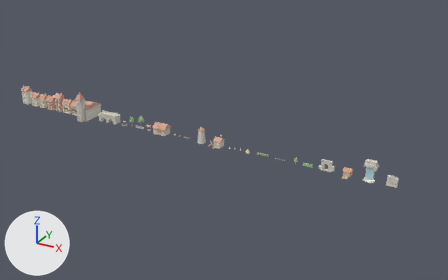
An edit to the glTF model public/models/kit.glb, drawn before and after from the same camera.
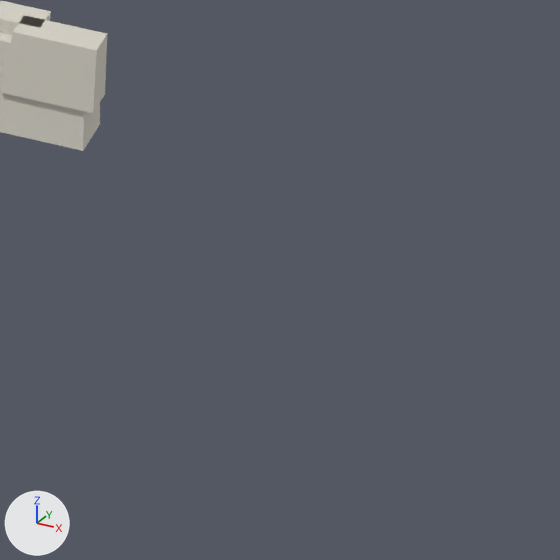
The first picture shows the older version from a 50 mm lens placed at (266.0, -245.0, 127.0), pointed at (128.0, 5.0, 1.0). The close-ups show the older and then the newer version on the part from 87% to 98% of the width and 62% to 79% of the height of that picture. Only the edits that show in the close-ups are written down. Every picture has the same lights, and +X, +Y and +Z are marked at lower left.

Objects in the first close-up: 'Cliff_Rock'.
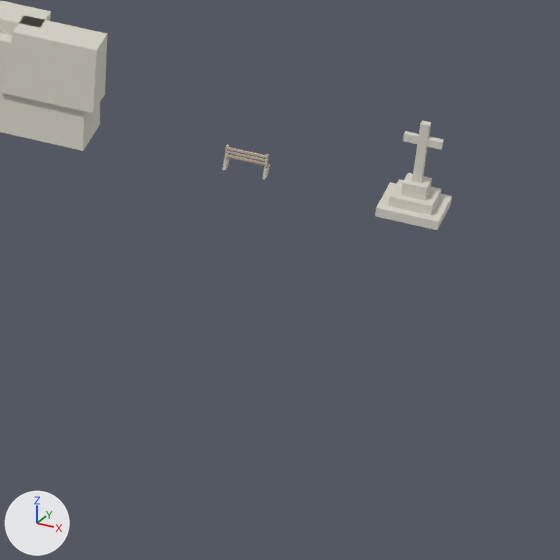
Patch to the scene script:
```diff
--- a/public/models/kit.glb.py
+++ b/public/models/kit.glb.py
@@ me_calvary @@
+me_calvary.from_pydata(...)  # a box spanning x -1.1..1.1, y -1.1..1.1, z 0.0..0.34; a box spanning x -0.75..0.75, y -0.75..0.75, z 0.32..0.72; a box spanning x -0.42..0.42, y -0.42..0.42, z 0.68..1.22; a box spanning x -0.16..0.16, y -0.14..0.14, z 1.15..3.55; a box spanning x -0.68..0.68, y -0.12..0.12, z 2.7..3.0
+me_calvary.materials.append(mat_stone)  # light grey #d8d4c8
@@ me_bench @@
+me_bench.from_pydata(...)  # 72 vertices, 108 faces; spans x -0.78..0.78, y -0.21..0.25, z 0.0..1.0
+# faces by material slot: [84, 24]
+me_bench.materials.append(mat_wood)  # beige #cbbca6
+me_bench.materials.append(mat_stone)  # light grey #d8d4c8
@@ ob_calvary @@
+ob_calvary = bpy.data.objects.new('Calvary', me_calvary)
+ob_calvary.location = (228.0, 0.0, 0.0)
@@ ob_bench @@
+ob_bench = bpy.data.objects.new('Bench', me_bench)
+ob_bench.location = (222.0, 0.0, 0.0)
```

Where the change shows, as pixel boxes [x1, y1, x2, y2] in the close-ups (560 x 560 px):
'Calvary', added
    after: [375, 121, 452, 230]
'Bench', added
    after: [223, 145, 270, 179]
    faces in mat_wood (beige #cbbca6): [224, 145, 269, 168]
